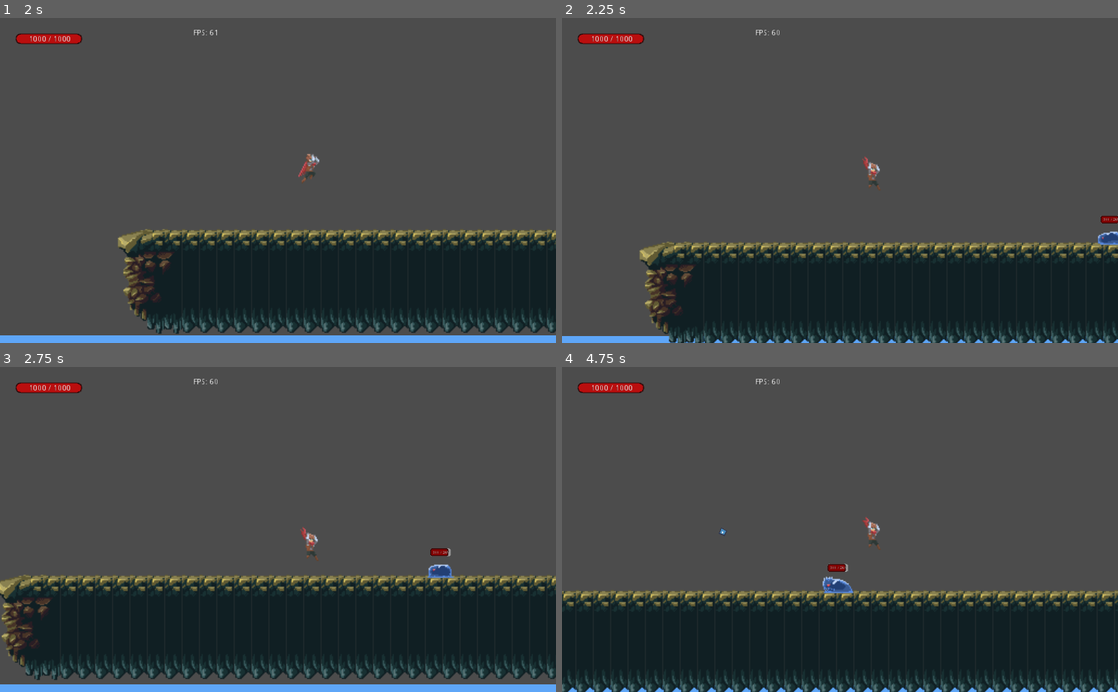
Above: before the commit, frames 1-4 (two rows, left to right).
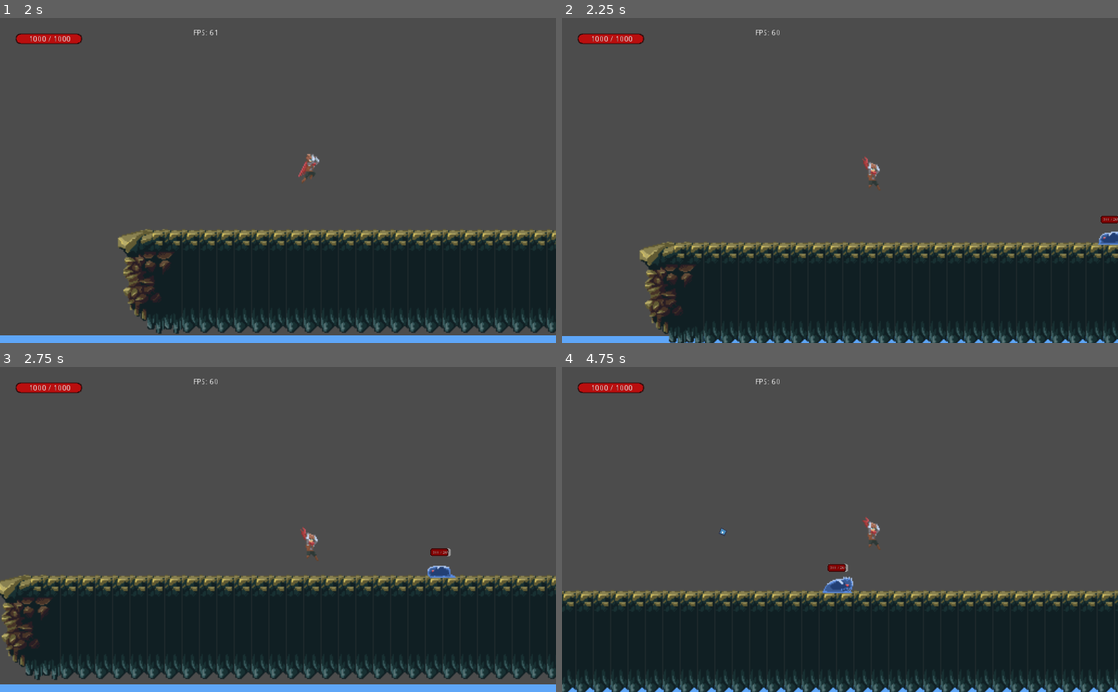
Above: after the commit, the same moments.

Repository: Burd88/-platformgame
Game: Godot game, scene res://main/main.tscn
The game is run twice, just before and just after one commit, with the same random seed, the same clock (stepped at 60 frames per second) and the same inputs. The engine's default icon, where the game draws it, is replaced by a stand-in: a white triangle on a blue panel in a dark square.
Inputs:
- Up to frame 1 (2 s): click "Начать Игру" at 0.5 s; hold D (ui_right) from 1.28 s (still down); tap W (ui_up) at 1.52 s
- Up to frame 2 (2.25 s): keep holding D (ui_right)
- Up to frame 3 (2.75 s): keep holding D (ui_right); tap W (ui_up) at 2.27 s
- Up to frame 4 (4.75 s): release D (ui_right) at 2.78 s; hold A (ui_left) 2.78-3.53 s; hold D (ui_right) from 3.53 s (still down); tap W (ui_up) at 3.77, 4.52 s

Frame 1 is identical in both runs. In frame 2, less than 0.1% of the frame differs, in the area x 96-100%, y 65-70%; in frame 3, less than 0.1%; in frame 4, 0.2%, in the area x 46-53%, y 64-70%.

Commit message:
поправил ориентацию врага

Diff:
--- a/Enemy/Enemy.gd
+++ b/Enemy/Enemy.gd
@@ -90,7 +90,7 @@
 		# Графический интерфейс игрока
 
 func aim():
-	#print('0')
+
 	hit_pos = []
 	var space_state = get_world_2d().direct_space_state
 	var target_extents = target.get_node('CollisionShape2D').shape.extents - Vector2(5, 5)
@@ -102,21 +102,25 @@
 		var result = space_state.intersect_ray(position,
 				pos, [self], collision_mask)
 		if result:
-			#print('1')
 			hit_pos.append(result.position)
 			if result.collider.name == "Player" and health_now > 0 and global_position.distance_to(target.global_position) > 70 and global_position.distance_to(target.global_position) < 90:
-				print(global_position.distance_to(target.global_position))#print('2')
 				anim = 'attack'
-				print((target.position - position).angle())
-
+				#print((target.position - position).angle())
+				print(direction.x)
 				if can_shoot:
 					shoot(pos)
 				break
 
 			elif position.distance_to(target.position) < 70 and position.distance_to(target.position) > 30:
 				direction = (target.position - position).normalized()
-				#if direction.x < 0 :
-					#_change_position()
+				if direction.x < 0 :
+					$sprite.flip_h = false
+					$attack_area.position.x = 0
+					$check_place.position.x = -28
+				elif direction.x > 0:
+					$sprite.flip_h = true
+					$attack_area.position.x = 60
+					$check_place.position.x = 28
 			elif global_position.distance_to(target.global_position) > 90 :
 				anim = 'move'
 			elif global_position.distance_to(target.global_position) <= 20 :
@@ -134,12 +138,11 @@
 
 func _check_player():
 	if $RayCast2D.is_colliding() == true:
-		print($RayCast2D.get_collider())
+		pass
 
 
 func _check_place():
 	if is_on_floor():
-		#print($RayCast2D.get_collider())
 		if $check_place.is_colliding() == false:
 			_change_position()
 	else:
@@ -189,25 +192,12 @@
 
 func _on_Visible_body_entered(body):
 	if body.name == 'Player':
-
-		#print(body.name)
-		#direction = (body.global_position - global_position).normalized()
-		#print(direction.normalized())
-		#var angle = global_position.angle_to_point(body.global_position)
-		#if angle > 0 or angle < 1:
-		#	_change_position()
-		#elif angle > 1 or angle < 3:
-		#	_change_position()
 		target = body
-		#print(target)
-		#	pass
-		#print(angle)
 	pass # Replace with function body.
 
 
 func _on_Visible_body_exited(body):
 	if body.name == 'Player':
-		#direction = Vector2(1,0)
 		target = null
 		pass
 	pass # Replace with function body.
--- a/Enemy/Enemy.tscn
+++ b/Enemy/Enemy.tscn
@@ -10,18 +10,18 @@
 [ext_resource path="res://Enemy/Individual Sprites/slime-attack-2.png" type="Texture" id=8]
 [ext_resource path="res://Enemy/Individual Sprites/slime-attack-3.png" type="Texture" id=9]
 [ext_resource path="res://Enemy/Individual Sprites/slime-attack-4.png" type="Texture" id=10]
-[ext_resource path="res://Enemy/Individual Sprites/slime-move-0.png" type="Texture" id=11]
-[ext_resource path="res://Enemy/Individual Sprites/slime-move-1.png" type="Texture" id=12]
-[ext_resource path="res://Enemy/Individual Sprites/slime-move-2.png" type="Texture" id=13]
-[ext_resource path="res://Enemy/Individual Sprites/slime-move-3.png" type="Texture" id=14]
+[ext_resource path="res://Enemy/Individual Sprites/slime-hurt-0.png" type="Texture" id=11]
+[ext_resource path="res://Enemy/Individual Sprites/slime-hurt-1.png" type="Texture" id=12]
+[ext_resource path="res://Enemy/Individual Sprites/slime-hurt-2.png" type="Texture" id=13]
+[ext_resource path="res://Enemy/Individual Sprites/slime-hurt-3.png" type="Texture" id=14]
 [ext_resource path="res://Enemy/Individual Sprites/slime-die-0.png" type="Texture" id=15]
 [ext_resource path="res://Enemy/Individual Sprites/slime-die-1.png" type="Texture" id=16]
 [ext_resource path="res://Enemy/Individual Sprites/slime-die-2.png" type="Texture" id=17]
 [ext_resource path="res://Enemy/Individual Sprites/slime-die-3.png" type="Texture" id=18]
-[ext_resource path="res://Enemy/Individual Sprites/slime-hurt-0.png" type="Texture" id=19]
-[ext_resource path="res://Enemy/Individual Sprites/slime-hurt-1.png" type="Texture" id=20]
-[ext_resource path="res://Enemy/Individual Sprites/slime-hurt-2.png" type="Texture" id=21]
-[ext_resource path="res://Enemy/Individual Sprites/slime-hurt-3.png" type="Texture" id=22]
+[ext_resource path="res://Enemy/Individual Sprites/slime-move-0.png" type="Texture" id=19]
+[ext_resource path="res://Enemy/Individual Sprites/slime-move-1.png" type="Texture" id=20]
+[ext_resource path="res://Enemy/Individual Sprites/slime-move-2.png" type="Texture" id=21]
+[ext_resource path="res://Enemy/Individual Sprites/slime-move-3.png" type="Texture" id=22]
 
 [sub_resource type="SpriteFrames" id=1]
 animations = [ {
@@ -37,7 +37,7 @@
 }, {
 "frames": [ ExtResource( 11 ), ExtResource( 12 ), ExtResource( 13 ), ExtResource( 14 ) ],
 "loop": true,
-"name": "move",
+"name": "hurt",
 "speed": 5.0
 }, {
 "frames": [ ExtResource( 15 ), ExtResource( 16 ), ExtResource( 17 ), ExtResource( 18 ) ],
@@ -47,7 +47,7 @@
 }, {
 "frames": [ ExtResource( 19 ), ExtResource( 20 ), ExtResource( 21 ), ExtResource( 22 ) ],
 "loop": true,
-"name": "hurt",
+"name": "move",
 "speed": 5.0
 } ]
 
@@ -89,7 +89,7 @@
 position = Vector2( 0.270546, -6.22268 )
 scale = Vector2( 2, 2 )
 frames = SubResource( 1 )
-animation = "die"
+animation = "move"
 frame = 1
 playing = true
 
